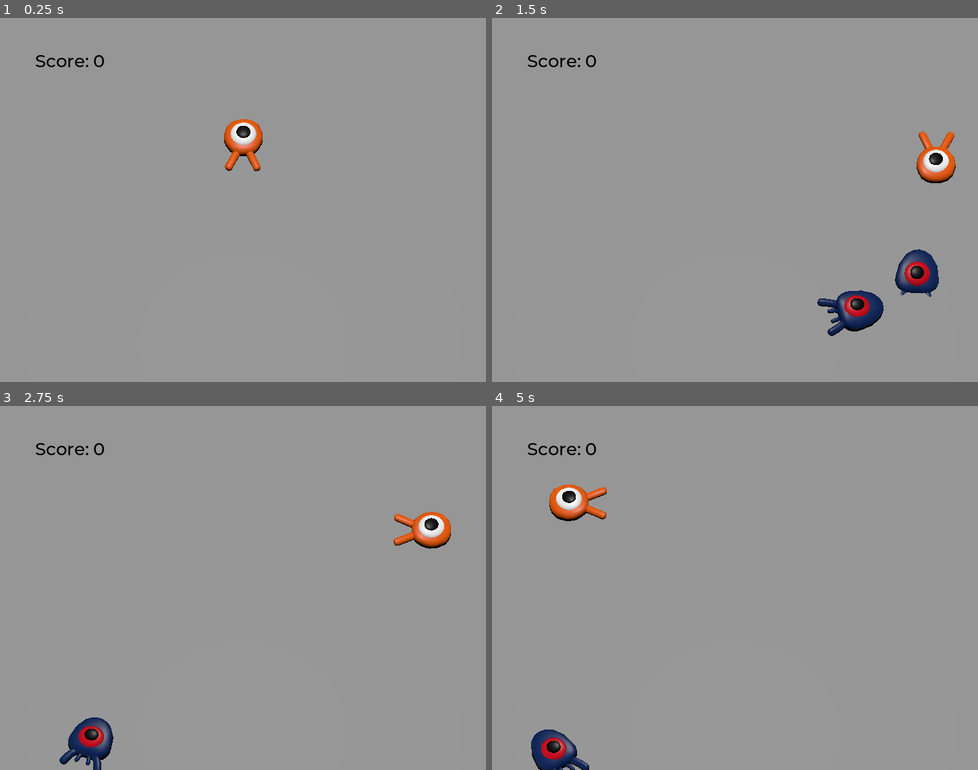
Above: before the commit, frames 1-4 (two rows, left to right).
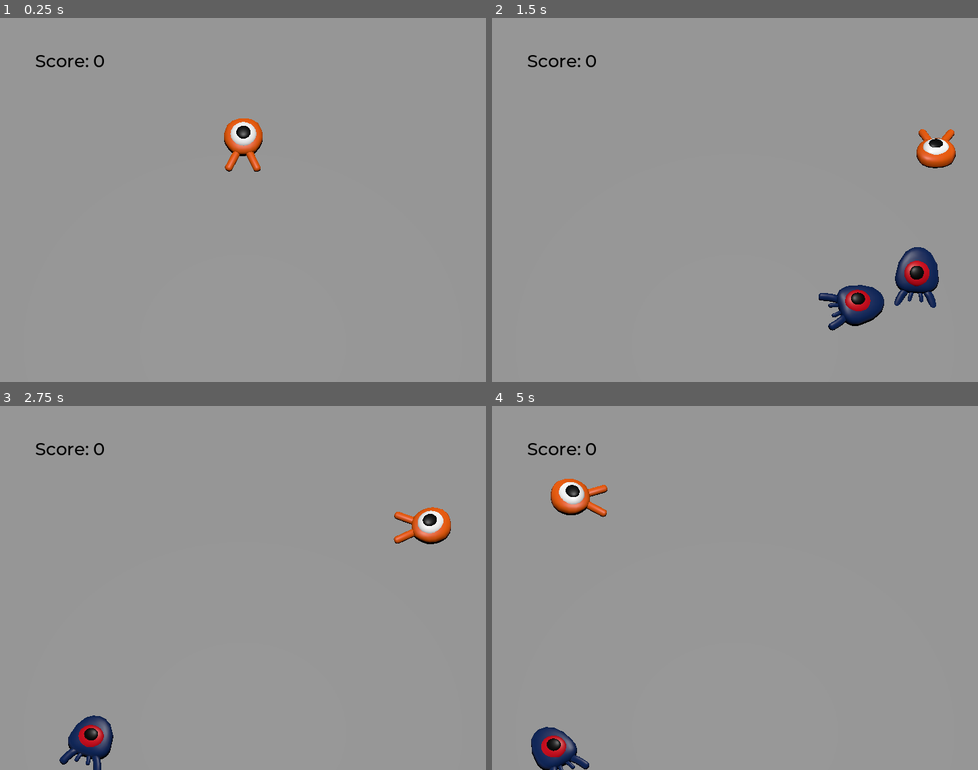
Above: after the commit, the same moments.

Repository: Selenestica/GODOTSquashTheCreeps
Game: Godot game, scene res://main.tscn
Two runs of this game, one before a commit and one after it. Both use one fixed random seed, a clock stepped at 60 frames per second and the inputs below.
Inputs:
- Up to frame 1 (0.25 s): no input
- Up to frame 2 (1.5 s): tap Enter (ui_accept) at 0.5 s; hold Right (move_right) 0.53-1.28 s; tap Space (jump) at 0.6, 0.77, 1.07, 1.35 s; hold Down (move_back) from 1.28 s (still down)
- Up to frame 3 (2.75 s): tap Space (jump) at 1.52, 1.82, 2, 2.1 s; release Down (move_back) at 2.03 s; hold Right (move_right) from 2.03 s (still down)
- Up to frame 4 (5 s): release Right (move_right) at 2.78 s; hold Up (move_forward) 2.78-3.53 s; tap Space (jump) at 2.85, 3.02, 3.32, 3.6, 3.77, 4.07, 4.35, 4.52, 4.82 s; hold Left (move_left) from 3.53 s (still down)

The runs differ from the first frame. In frame 1, 0.1% of the frame differs, in the area x 46-55%, y 27-43%; in frame 2, 2.2%, in the area x 66-96%, y 30-88%; in frame 3, 0.9%; in frame 4, 1.3%.

Commit message:
added fancy animations to player and mobs

Diff:
--- a/main.tscn
+++ b/main.tscn
@@ -83,7 +83,7 @@
 curve = SubResource("Curve3D_1inxd")
 
 [node name="SpawnLocation" type="PathFollow3D" parent="SpawnPath"]
-transform = Transform3D(0.999984, 1.24905e-05, 0.00548732, -4.54747e-13, 0.999997, -0.00227625, -0.00548733, 0.00227621, 0.999982, -8.65173, 1.03296, 15.8452)
+transform = Transform3D(0.999983, 1.24905e-05, 0.00548732, -4.54747e-13, 0.999997, -0.00227625, -0.00548733, 0.00227621, 0.999982, -8.65173, 1.03296, 15.8452)
 
 [node name="MobTimer" type="Timer" parent="."]
 wait_time = 0.5
--- a/mob.tscn
+++ b/mob.tscn
@@ -1,10 +1,44 @@
-[gd_scene load_steps=4 format=3 uid="uid://d2kcmrhja2dg5"]
+[gd_scene load_steps=6 format=3 uid="uid://d2kcmrhja2dg5"]
 
 [ext_resource type="PackedScene" uid="uid://vubcsaby44pw" path="res://art/mob.glb" id="1_k2jul"]
 [ext_resource type="Script" path="res://mob.gd" id="1_kewnp"]
 
 [sub_resource type="BoxShape3D" id="BoxShape3D_qiw17"]
 size = Vector3(2, 1, 3)
+
+[sub_resource type="Animation" id="Animation_gmsyq"]
+resource_name = "float"
+length = 1.2
+loop_mode = 1
+tracks/0/type = "value"
+tracks/0/imported = false
+tracks/0/enabled = true
+tracks/0/path = NodePath("Pivot/Character:position")
+tracks/0/interp = 1
+tracks/0/loop_wrap = true
+tracks/0/keys = {
+"times": PackedFloat32Array(0.3, 0.7, 1.2),
+"transitions": PackedFloat32Array(0.435276, 2, 1),
+"update": 0,
+"values": [Vector3(0, 0, 0), Vector3(0, 0.65, 0), Vector3(0, 0.35, 0)]
+}
+tracks/1/type = "value"
+tracks/1/imported = false
+tracks/1/enabled = true
+tracks/1/path = NodePath("Pivot/Character:rotation")
+tracks/1/interp = 1
+tracks/1/loop_wrap = true
+tracks/1/keys = {
+"times": PackedFloat32Array(0.1, 0.5, 1.2),
+"transitions": PackedFloat32Array(0.435276, 2, 1),
+"update": 0,
+"values": [Vector3(0, 0, 0), Vector3(0.139626, 0, 0), Vector3(-0.15708, 0, 0)]
+}
+
+[sub_resource type="AnimationLibrary" id="AnimationLibrary_xkbd1"]
+_data = {
+"float": SubResource("Animation_gmsyq")
+}
 
 [node name="Mob" type="CharacterBody3D" groups=["mob"]]
 collision_layer = 2
@@ -14,6 +48,7 @@
 [node name="Pivot" type="Node3D" parent="."]
 
 [node name="Character" parent="Pivot" instance=ExtResource("1_k2jul")]
+transform = Transform3D(1, 0, 0, 0, 0.987688, 0.156434, 0, -0.156434, 0.987688, 0, 0.35, 0)
 
 [node name="CollisionShape3D" type="CollisionShape3D" parent="."]
 transform = Transform3D(0.7, 0, 0, 0, 0.7, 0, 0, 0, 0.7, 0, 0, 0)
@@ -22,4 +57,10 @@
 [node name="VisibleOnScreenNotifier3D" type="VisibleOnScreenNotifier3D" parent="."]
 aabb = AABB(-2, -1, -2, 4, 2, 4)
 
+[node name="AnimationPlayer" type="AnimationPlayer" parent="."]
+libraries = {
+"": SubResource("AnimationLibrary_xkbd1")
+}
+autoplay = "float"
+
 [connection signal="screen_exited" from="VisibleOnScreenNotifier3D" to="." method="_on_visible_on_screen_notifier_3d_screen_exited"]
--- a/player.gd
+++ b/player.gd
@@ -10,10 +10,10 @@
 
 # Vertical impulse applied to the character upon bouncing over a mob in
 # meters per second.
-@export var bounce_impulse = 16
+@export var bounce_impulse = 22
 
 # Vertical impulse applied to the character upon jumping in meters per second.
-@export var jump_impulse = 20
+@export var jump_impulse = 22
 
 var target_velocity = Vector3.ZERO
 
@@ -32,6 +32,9 @@
 	if direction != Vector3.ZERO:
 		direction = direction.normalized()
 		$Pivot.basis = Basis.looking_at(direction)
+		$AnimationPlayer.speed_scale = 4
+	else:
+		$AnimationPlayer.speed_scale = 1
 
 	# Ground Velocity
 	target_velocity.x = direction.x * speed
@@ -70,6 +73,8 @@
 	velocity = target_velocity
 	move_and_slide()
 
+	$Pivot.rotation.x = PI / 6 * velocity.y / jump_impulse
+
 func die():
 	hit.emit()
 	queue_free()
--- a/player.tscn
+++ b/player.tscn
@@ -7,6 +7,68 @@
 radius = 1.0
 
 [sub_resource type="CylinderShape3D" id="CylinderShape3D_el4ip"]
+
+[sub_resource type="Animation" id="Animation_ckshl"]
+resource_name = "float"
+length = 1.2
+loop_mode = 1
+tracks/0/type = "value"
+tracks/0/imported = false
+tracks/0/enabled = true
+tracks/0/path = NodePath("Pivot/Character:position")
+tracks/0/interp = 1
+tracks/0/loop_wrap = true
+tracks/0/keys = {
+"times": PackedFloat32Array(0.3, 0.7, 1.2),
+"transitions": PackedFloat32Array(0.435276, 2, 1),
+"update": 0,
+"values": [Vector3(0, 0, 0), Vector3(0, 0.65, 0), Vector3(0, 0.35, 0)]
+}
+tracks/1/type = "value"
+tracks/1/imported = false
+tracks/1/enabled = true
+tracks/1/path = NodePath("Pivot/Character:rotation")
+tracks/1/interp = 1
+tracks/1/loop_wrap = true
+tracks/1/keys = {
+"times": PackedFloat32Array(0.1, 0.5, 1.2),
+"transitions": PackedFloat32Array(0.435276, 2, 1),
+"update": 0,
+"values": [Vector3(0, 0, 0), Vector3(0.139626, 0, 0), Vector3(-0.15708, 0, 0)]
+}
+
+[sub_resource type="Animation" id="Animation_s0kef"]
+length = 0.001
+tracks/0/type = "value"
+tracks/0/imported = false
+tracks/0/enabled = true
+tracks/0/path = NodePath("Pivot/Character:position")
+tracks/0/interp = 1
+tracks/0/loop_wrap = true
+tracks/0/keys = {
+"times": PackedFloat32Array(0),
+"transitions": PackedFloat32Array(1),
+"update": 0,
+"values": [Vector3(0, 0, 0)]
+}
+tracks/1/type = "value"
+tracks/1/imported = false
+tracks/1/enabled = true
+tracks/1/path = NodePath("Pivot/Character:rotation")
+tracks/1/interp = 1
+tracks/1/loop_wrap = true
+tracks/1/keys = {
+"times": PackedFloat32Array(0),
+"transitions": PackedFloat32Array(1),
+"update": 0,
+"values": [Vector3(0, 0, 0)]
+}
+
+[sub_resource type="AnimationLibrary" id="AnimationLibrary_xmu0i"]
+_data = {
+"RESET": SubResource("Animation_s0kef"),
+"float": SubResource("Animation_ckshl")
+}
 
 [node name="Player" type="CharacterBody3D"]
 transform = Transform3D(1, 0, 0, 0, 1, 0, 0, 0, 1, 0, 2, 0)
@@ -30,4 +92,10 @@
 transform = Transform3D(2.5, 0, 0, 0, 2.5, 0, 0, 0, 2.5, 0, 2.5, 0)
 shape = SubResource("CylinderShape3D_el4ip")
 
+[node name="AnimationPlayer" type="AnimationPlayer" parent="."]
+libraries = {
+"": SubResource("AnimationLibrary_xmu0i")
+}
+autoplay = "float"
+
 [connection signal="body_entered" from="MobDetector" to="." method="_on_mob_detector_body_entered"]
Not shown: 1 places in player.tscn that only renumber resources
